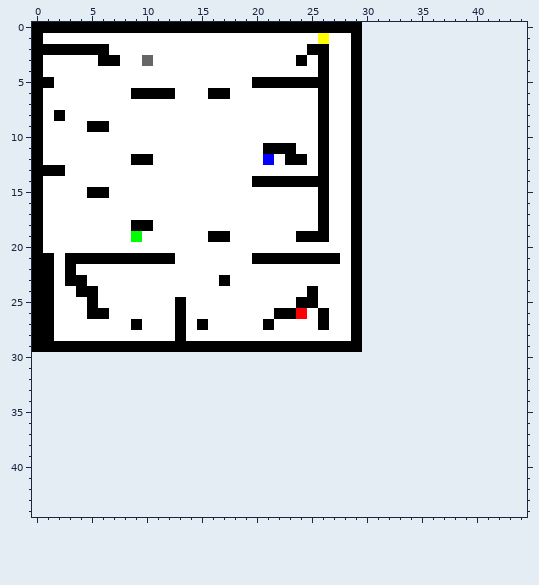
File history of a pixel-art sprite, res/maps/default.png. This is how it looked before the edit.
The file is 30x30 pixels. The old version is drawn lined up with the new one, on the new canvas.
The result:
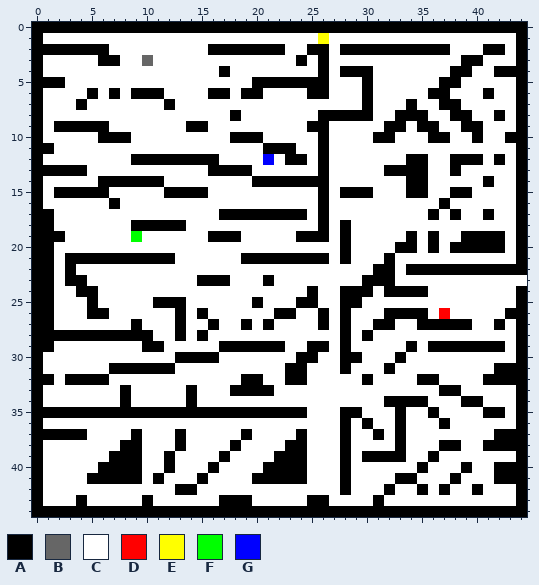
Palette (. is transparent): A #000000  B #666666  C #ffffff  D #ff0000  E #ffff00  F #00ff00  G #0000ff
Change:
canvas 30x30 -> 45x45
Changed rows in their new state; - is an unchanged pixel.
first column x 0:
 0 ------------------------------AAAAAAAAAAAAAAA
 1 -----------------------------CCCCCCCCCCCCCCCA
 2 ----------------AAAAAAA-----A-AAAAAAAACCCAACA
 3 -----------------------------CCCCCCCCCCAACCCA
 4 -----------------A----------A-ACCCCCCCAACCAAA
 5 --A--------------------------CACCCCCCAACCCCCA
 6 -----A-A----C------AA----A---CACCCCCAACCCACCA
 7 ----A-------A-------------C--CACCCACCAACCCCCA
 8 --C---------------A--------AA-ACCAAACCAACCACA
 9 --AAA---------AA---------A---CCCAACAACCAACCCA
10 ------AAA---------AAA--------CCAACCCAACCACCAA
11 -A---------------------------CCCCCCCCCCCCCCCA
12 -----------AAAAAA------------CCCCCAACCAAACACA
13 ---AA-----------AAAA---------CCCAAAACCACCCCCA
14 ------AAAAAA-----------------CCCCCAACCCCCACCA
15 --AAA-------AAAA------------A-ACCCAACCAACCCCA
16 -------A---------------------CCCCCCCCACCCCCCA
17 -A---------------AAAAAAAA----CCCCCCCACACCACCA
18 -A---------AAA--------------ACCCCCCCCCCCCCCCA
19 -AA---------------A---------ACCCCCACACCAAAACA
20 -A--------------------------ACCCCAACACAAAAACA
21 -------------------A-------CACCCACCCCCCCCCCCA
22 -----------------------------CCAACAAAAAAAAAAA
23 ---------------AA----A-------CAAACCCCCCCCCCCC
24 ----------------------------A-ACAAAACCCCCCCCA
25 -----------AA-------A-------A-CCCCCCCCCCCCCCA
26 ---------------A--------C---ACCCAAAACDCCCCCAA
27 ---------------CA--A--------ACCAACCAAAAACCACA
28 --AAAAAAAAA----A------------ACACCCCCCCCCCCCCA
29 --CCCCCCCC--CCCCC------CC--C-CCCCCACAAAAAAACA
30 ACCCCCCCCCCCCAAAACCCCCCCAACCAACCCACCCCCCCCCCA
31 ACCCCCCAAAAAACCCCCCCCCCAACCCACCCACCCCCCCCCAAA
32 AACAAAACCCCCCCCCCCCAACCAACCCCCACCCCAACCCCAAAA
33 ACCCCCCCACCCCCACCCAAAACCCCCCCCCCCCCCCAACCCCCA
34 ACCCCCCCACCCCCACCCCCCCCCCCCCCCCCAAAACCCAACCCA
35 AAAAAAAAAAAAAAAAAAAAAAAAACCCAACCCACCACCCCAACA
36 ACCCCCCCCCCCCCCCCCCCCCCCCCCCACACCACCCACCCCCCA
37 AAAAACCCCACCCACCCCCACCCCACCCACCACACCCCCCCCAAA
38 ACCCCCCCAACCCACCCCACCCCAACCCACCCCACCCAACCAAAA
39 ACCCCCCAAACCACCCCACCCCAAACCCACAAAACCACCCCCCCA
40 ACCCCCAAAACCACCCACCCCAAAACCCACCCCCCACCCACCAAA
41 ACCCCAAAAACACCCACCCCAAAAACCCACCCCAACCCACCCAAA
42 ACCCCCCCCCCCCAACCCCCCCCCCCCCACCCACCACACCACCCA
43 ACCCACCCCCACCCCCCAAACCCCCAACCCCACCCCCCCCCCCCA
44 AAAAAAAAAAAAAAAAAAAAAAAAAAAAAAAAAAAAAAAAAAAAA
Boxes around the changes in both pictures, in picture pixels (x1, y1, x2, y2):
changed: (32, 22, 527, 517)
